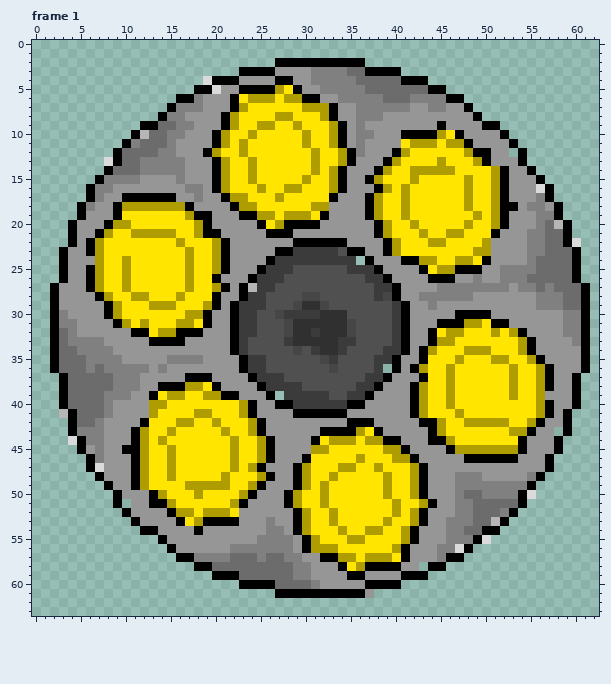
A animated GIF sprite gets an edit: resources/inventory/chambers_0_rot.gif. This is how it looked before the edit.
The file is 64x64 pixels, 5 frames. Colours within 5 levels of each other are drawn and written as one. Shown: frame 1. The old version is drawn lined up with the new one, on the new canvas. The commit also changed other frames, which this record leaves out.
Once edited:
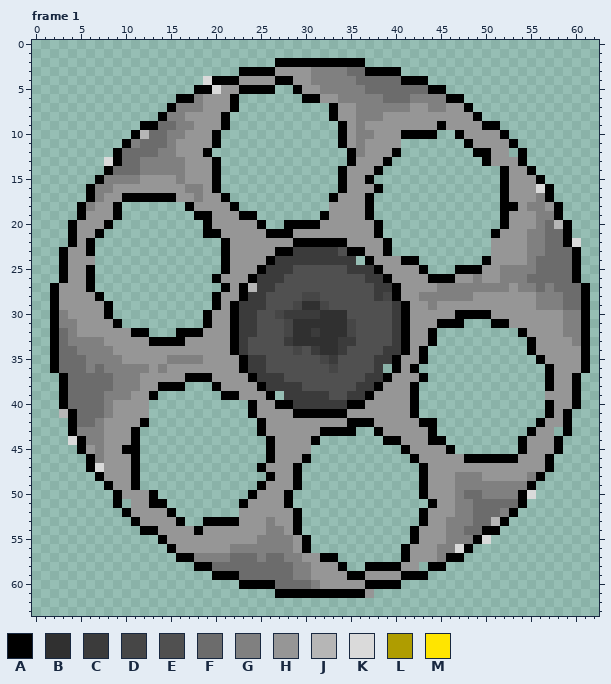
Palette (. is transparent): A #000000  B #303030  C #3b3b3b  D #464646  E #505050  F #6c6c6c  G #808080  H #969696  J #b6b6b6  K #dadada  L #af9d00  M #ffe500
The commit says: Fixed chamber animations, tall walls
The exact change:
canvas 64x64 -> 63x64 (the part of the old canvas that was cut away was empty and is not shown)
Changed rows in their new state; - is an unchanged pixel.
Frame 1:
first column x 7:
 5 --------------------..----------------------------
 6 ----------------.......---------------------------
 7 ----------------..........------------------------
 8 ---------------...........------------------------
 9 ---------------............-----------------------
10 --------------.............-----------..----------
11 --------------.............-------.......---------
12 -------------...............------........--------
13 --------------..............-----..........-------
14 --------------.............-----.............-----
15 --------------.............----..............-----
16 --------------.............-----.............-----
17 ---------------...........-----..............-----
18 ---.......------..........-----..............-----
19 ---........-------.......------..............-----
20 --..........-------..-----------.............-----
21 -...........--------------------............------
22 ..............-------------------...........------
23 ..............-------------------...........------
24 ..............----------------------.......-------
25 ..............-----------------------...----------
26 .............-------------------------------------
27 ..............------------------------------------
28 -............-------------------------------------
29 --...........-------------------------------------
30 --..........--------------------------------------
31 ---.........-----------------------------...------
32 ------...-----------------------------.........---
33 --------------------------------------..........--
34 -------------------------------------...........--
35 -------------------------------------............-
36 ------------------------------------..............
37 -------------------------------------.............
38 ----------...-----------------------..............
39 -------.......----------------------..............
40 ------...........-------------------..............
41 ------...........-------------------..............
42 ------............--------------------...........-
43 -----.............-----------..-------..........--
44 -----..............------.......-------........---
45 -----..............-----..........------.......---
46 -----..............-----...........---------------
47 -----.............-----.............--------------
48 -----..............----.............--------------
49 -----.............-----.............--------------
50 -------..........-----..............--------------
51 --------........------...............-------------
52 ---------.......-------.............--------------
53 ----------..-----------.............--------------
54 -----------------------............---------------
55 ------------------------...........---------------
56 ------------------------..........----------------
57 ---------------------------.......----------------
58 ----------------------------..--------------------
